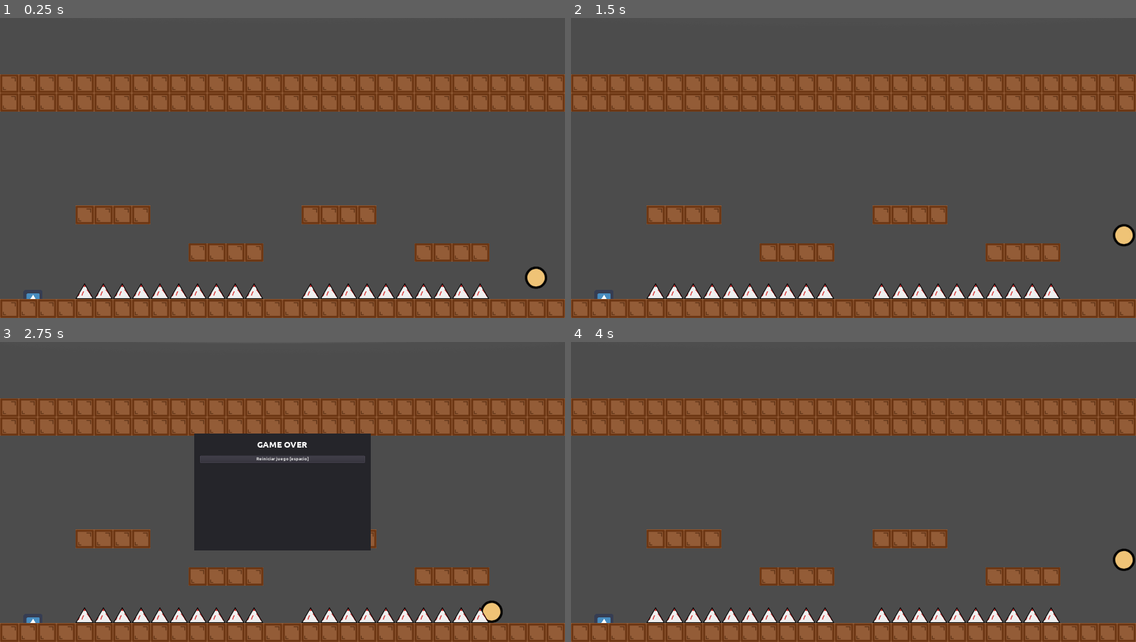
Above: before the commit, frames 1-4 (two rows, left to right).
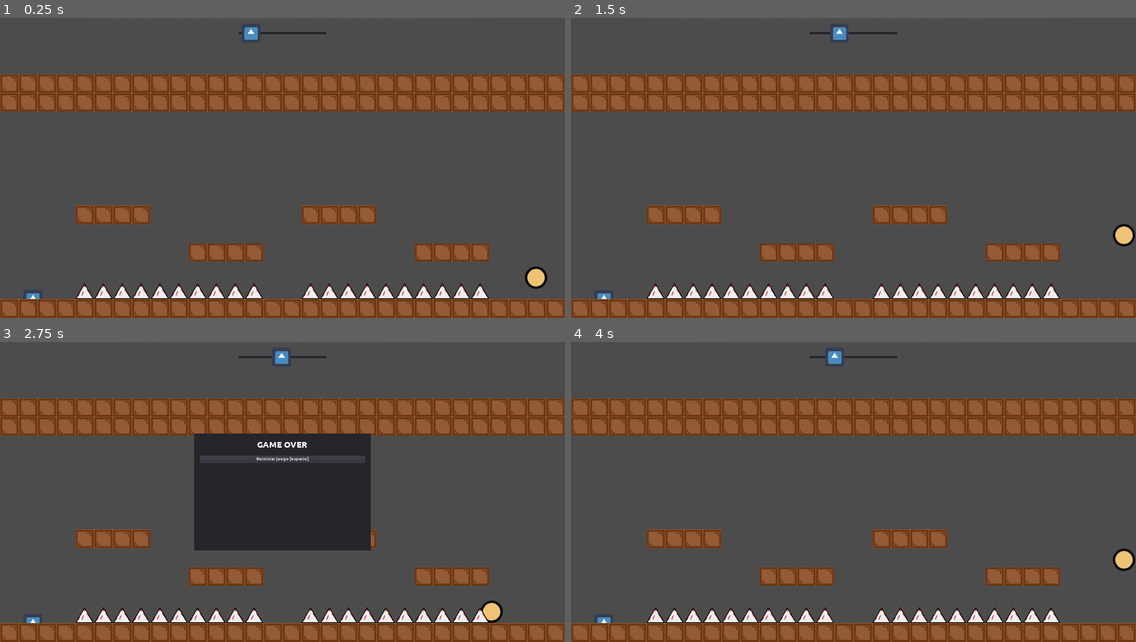
Above: after the commit, the same moments.

Repository: moisesjbc/a-la-cama
Game: Godot game, scene res://gameplay/main/main.tscn
The game is run twice, just before and just after one commit, with the same random seed, the same clock (stepped at 60 frames per second) and the same inputs. The engine's default icon, where the game draws it, is replaced by a stand-in: a white triangle on a blue panel in a dark square.
Inputs:
- Up to frame 1 (0.25 s): no input
- Up to frame 2 (1.5 s): tap Enter at 0.5 s; hold D (ui_right) from 0.53 s (still down); tap Space at 0.77 s
- Up to frame 3 (2.75 s): tap Space at 1.52 s; release D (ui_right) at 2.03 s; hold A (ui_left) from 2.03 s (still down)
- Up to frame 4 (4 s): release A (ui_left) at 2.75 s; click "Reiniciar juego [espacio]" at 2.75 s; tap Space at 3.5, 3.77 s; hold D (ui_right) from 3.53 s (still down)

The runs differ from the first frame. In frame 1, 0.2% of the frame differs, in the area x 42-58%, y 3-8%; in frame 2, 0.2%; in frame 3, 0.2%; in frame 4, 0.2%.

Commit message:
Add timer to GUI

Diff:
--- /dev/null
+++ b/godot-project/gameplay/gui/timer/timer.gd
@@ -0,0 +1,20 @@
+extends MarginContainer
+
+
+signal time_ended
+var total_time: float = 0
+var remaining_time: float = 0
+
+
+func start(time):
+	total_time = time
+	remaining_time = time
+
+
+func _physics_process(delta):
+	if remaining_time > 0:
+		remaining_time -= delta
+		if remaining_time < 0:
+			remaining_time = 0
+			emit_signal("time_ended")
+		$center_container/slider.set_value((1 - (remaining_time / total_time)) * 100)
--- /dev/null
+++ b/godot-project/gameplay/gui/timer/timer.tscn
@@ -0,0 +1,22 @@
+[gd_scene load_steps=3 format=2]
+
+[ext_resource path="res://icon.png" type="Texture" id=1]
+[ext_resource path="res://gameplay/gui/timer/timer.gd" type="Script" id=2]
+
+[node name="time_counter" type="MarginContainer"]
+anchor_right = 1.0
+margin_bottom = 20.0
+custom_constants/margin_top = 20
+script = ExtResource( 2 )
+
+[node name="center_container" type="CenterContainer" parent="."]
+margin_top = 20.0
+margin_right = 1920.0
+margin_bottom = 84.0
+
+[node name="slider" type="HSlider" parent="center_container"]
+margin_left = 810.0
+margin_right = 1110.0
+margin_bottom = 64.0
+rect_min_size = Vector2( 300, 0 )
+custom_icons/grabber = ExtResource( 1 )
--- a/godot-project/gameplay/main/main.gd
+++ b/godot-project/gameplay/main/main.gd
@@ -3,6 +3,7 @@
 
 func _ready():
 	$levels.player = $player
+	$gui/time_counter.start(5)
 
 
 func _on_moon_moon_collided():
@@ -17,3 +18,8 @@
 
 func _on_player_player_died():
 	$gui/game_over.start()
+
+
+
+func _on_time_counter_time_ended():
+	$moon.fall()
--- a/godot-project/gameplay/main/main.tscn
+++ b/godot-project/gameplay/main/main.tscn
@@ -6,6 +6,7 @@
 [ext_resource path="res://gameplay/moon/moon.tscn" type="PackedScene" id=4]
 [ext_resource path="res://gameplay/gui/game_over/game_over.tscn" type="PackedScene" id=5]
 [ext_resource path="res://gameplay/walls.tscn" type="PackedScene" id=6]
+[ext_resource path="res://gameplay/gui/timer/timer.tscn" type="PackedScene" id=7]
 
 [node name="main" type="Node"]
 script = ExtResource( 3 )
@@ -24,8 +25,11 @@
 [node name="game_over" parent="gui" instance=ExtResource( 5 )]
 visible = false
 
+[node name="time_counter" parent="gui" instance=ExtResource( 7 )]
+
 [node name="walls" parent="." instance=ExtResource( 6 )]
 
 [connection signal="player_died" from="player" to="." method="_on_player_player_died"]
 [connection signal="player_reached_bed" from="levels" to="." method="_on_levels_player_reached_bed"]
 [connection signal="moon_collided" from="moon" to="." method="_on_moon_moon_collided"]
+[connection signal="time_ended" from="gui/time_counter" to="." method="_on_time_counter_time_ended"]
--- a/godot-project/gameplay/moon/moon.gd
+++ b/godot-project/gameplay/moon/moon.gd
@@ -2,7 +2,7 @@
 
 export var SPEED: int = 10
 export var MAX_SPEED: int = 500
-var velocity: Vector2 = Vector2(0, SPEED)
+var velocity: Vector2 = Vector2(0, 0)
 
 signal moon_collided
 
Not shown: 1 places in godot-project/gameplay/main/main.tscn that only renumber resources
